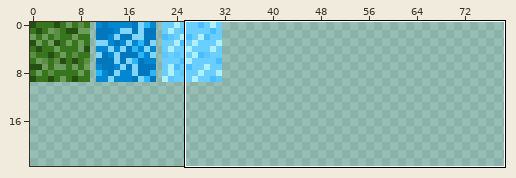
Two versions of one sprite sheet, assets/images/terrain.png. Above, an overview of the earlier version with the close-up marked.
Close-up. Before:
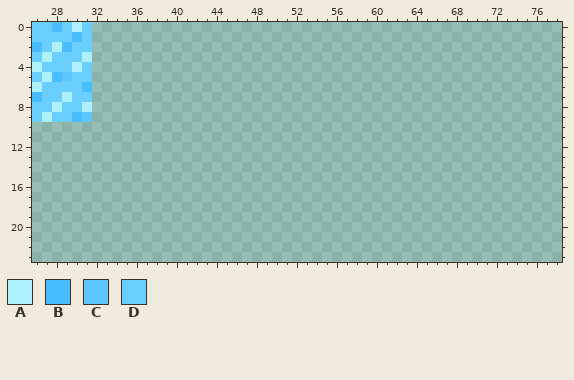
Colours within 5 levels of each other are drawn and written as one. Shown: x 26..78, y 0..23. The wide view leaves out empty margins.
Palette (. is transparent): A #aef1fc  B #48beff  C #5dc6fe  D #6acffe
Pixels before, first column x 26:
 0 DDBDAD
 1 DDDDBD
 2 BDABDD
 3 DADDDA
 4 ADDDAD
 5 DABCDD
 6 ADDDDB
 7 BDDADD
 8 DDADDA
 9 DADDBC
New version:
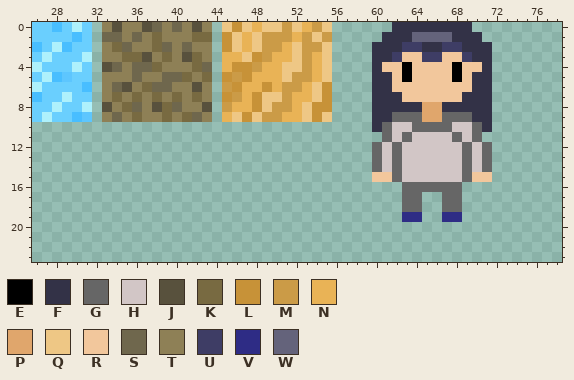
Colours new in this view: E #000000  F #333247  G #666666  H #d2c6c6  J #58513d  K #786a41  L #c79238  M #cb9b47  N #e9b356  P #e0a66c  Q #eec785  R #f2c79c  S #6f674d  T #8e8056  U #3e3d65  V #2e2c85  W #64637b
Difference:
file 100x100 -> 200x200 pixels (blocks of 1x1 -> 2x2; one block is one cell here)
y 0: x 33..43 ........... -> TJTTJSTSTJT; x 45..55 ........... -> QLQNQQMQNMQ; x 62..69 ........ -> FFFFFFFF
y 1: x 33..43 ........... -> SSTSTKTTTKK; x 45..55 ........... -> LQNQMMMNMQM; x 61..70 .......... -> FFFWWWWFFF
y 2: x 33..43 ........... -> TKSTTKSTSTT; x 45..55 ........... -> LQNQMMNQMMQ; x 60..71 ............ -> FFFUUFFUUFFF
y 3: x 33..43 ........... -> TTKKJTKTJKT; x 45..55 ........... -> NNQLMNNQMNQ; x 60..71 ............ -> FFURRUURRUFF
y 4: x 33..43 ........... -> JSTSSKTTTKS; x 45..55 ........... -> NLLMNNQQMNQ; x 60..71 ............ -> FRRERRRRERRF
y 5: x 33..43 ........... -> TTTSTTSSKTK; x 45..55 ........... -> LMLNNNQMMNQ; x 60..71 ............ -> FFRERRRRERFF
y 6: x 33..43 ........... -> TSJTKSSTTJT; x 45..55 ........... -> MLNNLNMMNQL; x 60..71 ............ -> FFRRRRRRRRFF
y 7: x 33..43 ........... -> TKTKTKTKTKT; x 45..55 ........... -> LMNLQQMNNQL; x 60..71 ............ -> FFFRRRRRRFFF
y 8: x 33..43 ........... -> JTKSTJKSTTJ; x 45..55 ........... -> MNNLQMMNQLL; x 60..71 ............ -> FFFFFPPFFFFF
y 9: x 33..43 ........... -> TSTKTTKTKST; x 45..55 ........... -> NQLQMMNNQLQ; x 60..71 ............ -> FFGGGPPGGGFF
y 10: x 60..71 ............ -> FGHHGGGGHHGF
y 11: x 61..70 .......... -> GHGHHHHGHG
y 12..14: x 60..71 ............ -> GHGHHHHHHGHG
y 15: x 60..71 ............ -> RRGHHHHHHGRR
y 16: x 63..68 ...... -> GGGGGG
y 17..18: x 63..64 .. -> GG; x 67..68 .. -> GG
y 19: x 63..64 .. -> VV; x 67..68 .. -> VV
